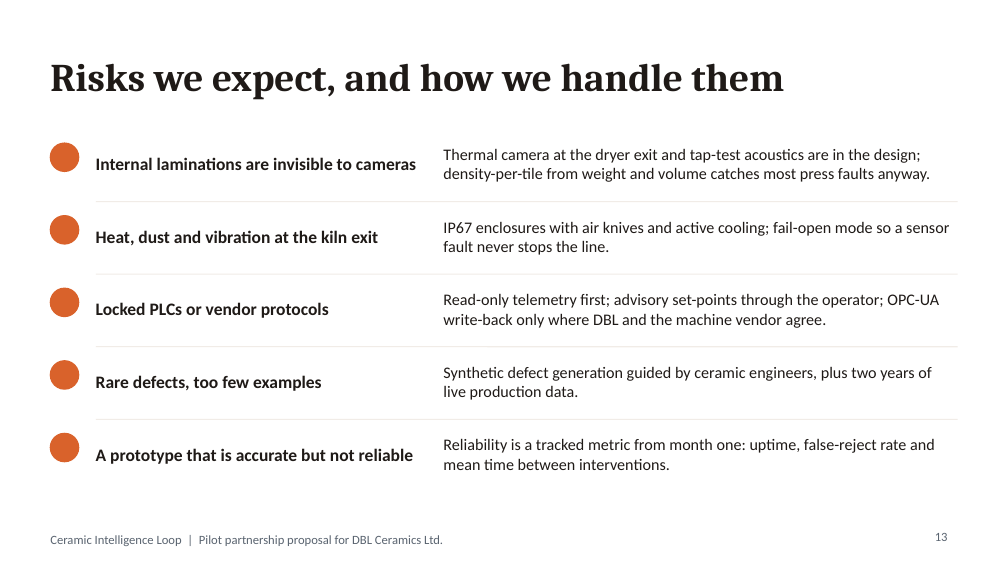
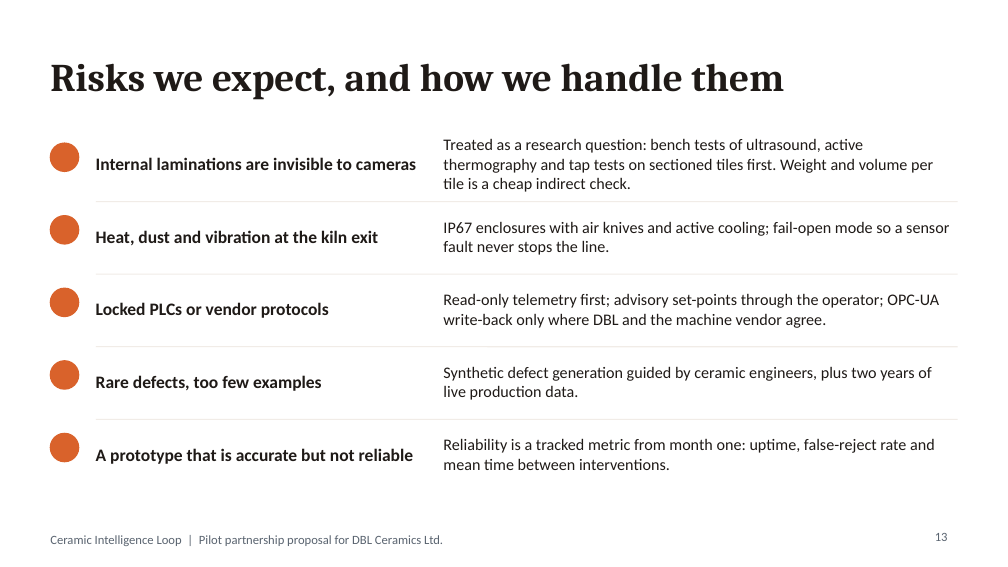
Before and after one commit to unigsports/HEAT-Project, a slide deck: slide 13 of deck/DBL_Group_Proposal.pptx. Drawn at 1008x567 pixels with LibreOffice and Linux fonts; fonts in the diff are those of the drawing. Boxes give left, top, right and bottom in pixels: in the first picture for what was removed or moved away, otherwise in the second. Text is boxed around its words. In the diff, an @@ line names an element or a change of style, - is before the commit and + after.

```diff
--- a/deck/DBL_Group_Proposal.pptx
+++ b/deck/DBL_Group_Proposal.pptx
@@ text at bbox=[443, 138, 933, 192]: text changed @@
-Thermal camera at the dryer exit and tap-test acoustics are in the design; density-per-tile from weight and volume catches most press faults anyway.
+Treated as a research question: bench tests of ultrasound, active thermography and tap tests on sectioned tiles first. Weight and volume per tile is a cheap indirect check.
```
Also in this commit, not shown: 5 other slides changed, 5 other files.
